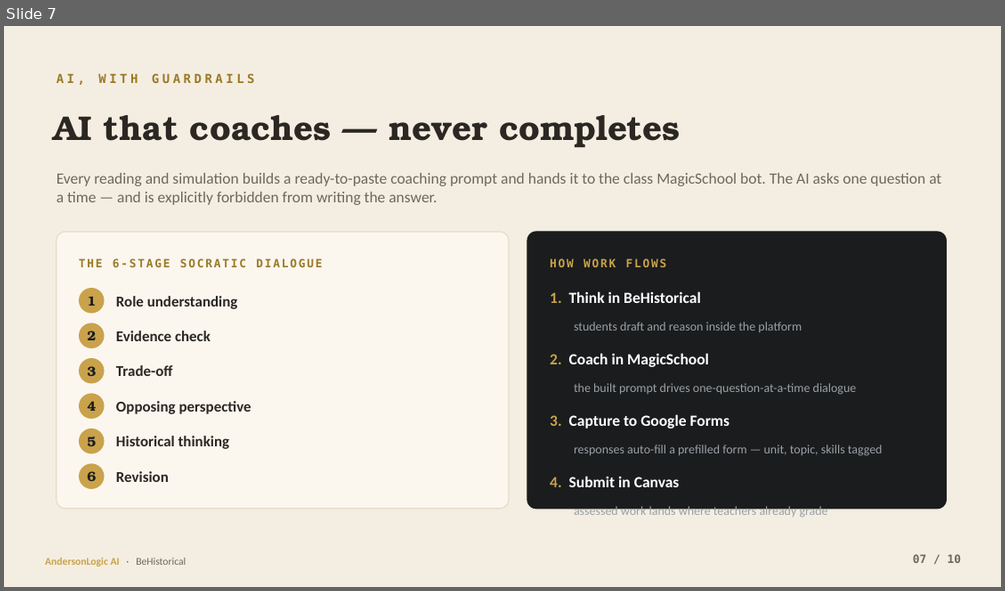
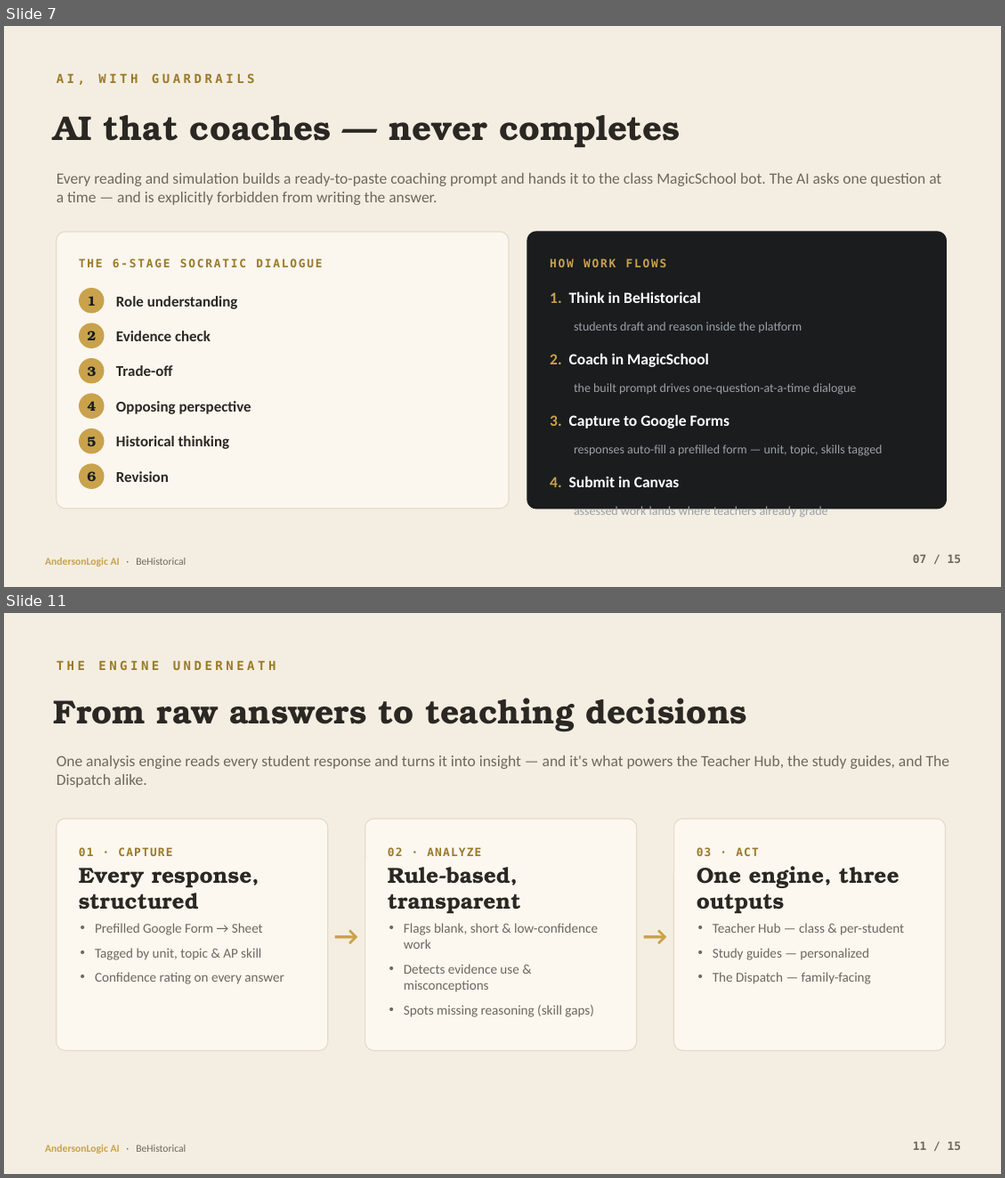
Before and after one commit to JeffAndersonLogic/ap-world-history, a slide deck: pitch/BeHistorical-AndersonLogic-AI.pptx. Shown one above the other, each under a label of ours: slide 7 before the commit, slides 7 and 11 after it; the slides between them are not shown. The pictures are 1005x591 and 1005x1178 pixels, drawn with LibreOffice and Linux fonts; fonts in the diff are those of the drawing. Boxes give left, top, right and bottom in pixels: in the first picture for what was removed or moved away, otherwise in the second. Text is boxed around its words. In the diff, an @@ line names an element or a change of style, - is before the commit and + after.

```diff
--- a/pitch/BeHistorical-AndersonLogic-AI.pptx
+++ b/pitch/BeHistorical-AndersonLogic-AI.pptx
@@ slide 11 added at bbox=[4, 613, 1001, 1174], background #F4EEE2 @@
@@ text added at bbox=[57, 660, 276, 670], 12 pt, text #9A7A28, bold @@
+THE ENGINE UNDERNEATH
@@ text added at bbox=[53, 698, 746, 732], 32 pt, text #2B2723, bold @@
+From raw answers to teaching decisions
@@ text added at bbox=[57, 755, 949, 787], 15 pt, text #6E675C @@
+One analysis engine reads every student response and turns it into insight — and it's what powers the Teacher Hub, the study guides, and The Dispatch alike.
@@ rounded rectangle added at bbox=[57, 819, 328, 1051], fill #FCF8F0, outline #E4DBC9 1 pt @@
@@ text added at bbox=[328, 819, 365, 1051], 26 pt, text #C9A24B, bold @@
+→
@@ rounded rectangle added at bbox=[365, 819, 637, 1051], fill #FCF8F0, outline #E4DBC9 1 pt @@
@@ text added at bbox=[637, 819, 674, 1051], 26 pt, text #C9A24B, bold @@
+→
@@ rounded rectangle added at bbox=[674, 819, 946, 1051], fill #FCF8F0, outline #E4DBC9 1 pt @@
@@ text added at bbox=[79, 847, 172, 856], 11 pt, text #9A7A28, bold @@
+01 · CAPTURE
@@ text added at bbox=[388, 847, 481, 856], 11 pt, text #9A7A28, bold @@
+02 · ANALYZE
@@ text added at bbox=[696, 847, 759, 856], 11 pt, text #9A7A28, bold @@
+03 · ACT
@@ text added at bbox=[79, 868, 259, 909], 21 pt, text #2B2723, bold @@
+Every response, structured
@@ text added at bbox=[388, 867, 521, 914], 21 pt, text #2B2723, bold @@
+Rule-based, transparent
@@ text added at bbox=[696, 866, 899, 914], 21 pt, text #2B2723, bold @@
+One engine, three outputs
@@ text added at bbox=[95, 923, 284, 984], 13 pt, text #6E675C @@
+• Prefilled Google Form → Sheet
+• Tagged by unit, topic & AP skill
+• Confidence rating on every answer
@@ text added at bbox=[404, 923, 598, 1017], 13 pt, text #6E675C @@
+• Flags blank, short & low-confidence work
+• Detects evidence use & misconceptions
+• Spots missing reasoning (skill gaps)
@@ text added at bbox=[712, 923, 904, 984], 13 pt, text #6E675C @@
+• Teacher Hub — class & per-student
+• Study guides — personalized
+• The Dispatch — family-facing
@@ text added at bbox=[45, 1144, 186, 1153], 10 pt, text #C9A24B, bold @@
+AndersonLogic AI · BeHistorical
@@ text added at bbox=[913, 1141, 961, 1150], 11 pt, text #6E675C, bold @@
+11 / 15
@@ slide 7 changed as well @@
@@ text at bbox=[913, 554, 961, 563]: text changed @@
-07 / 10
+07 / 15
```
Also in this commit, not shown: 8 other slides changed, 5 other slides added, 1 slide removed, 7 other files.
